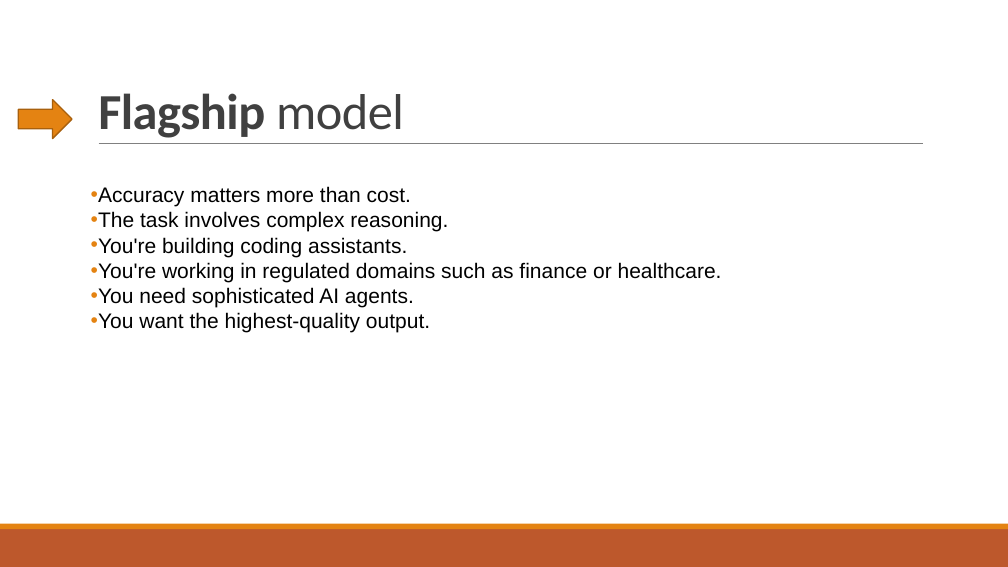
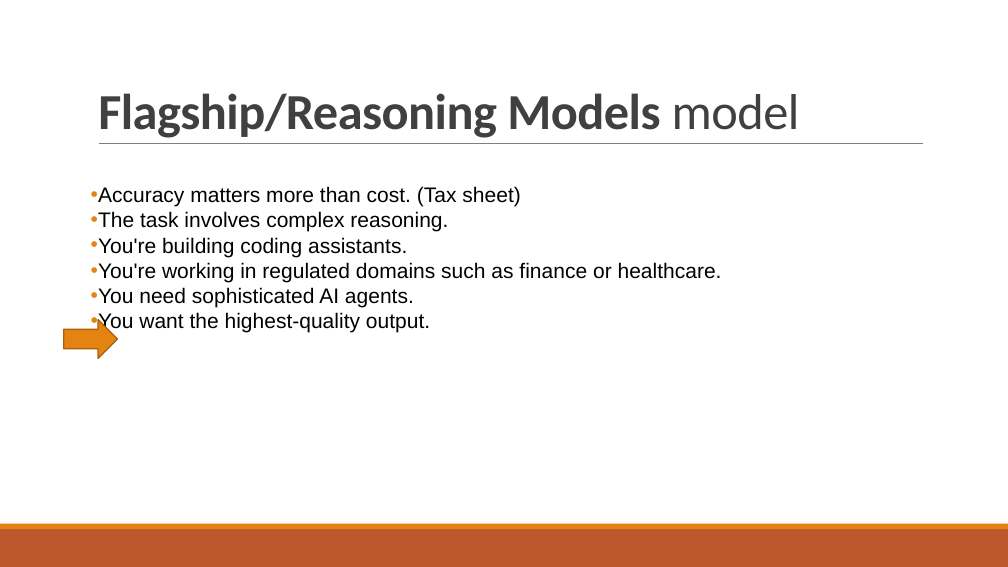
Before and after one commit to deveshomar/EducationAIAgent, a slide deck: slide 4 of session3/Choosing Between Models.pptx. Drawn at 1008x567 pixels with LibreOffice and Linux fonts; fonts in the diff are those of the drawing. Boxes give left, top, right and bottom in pixels: in the first picture for what was removed or moved away, otherwise in the second. Text is boxed around its words. In the diff, an @@ line names an element or a change of style, - is before the commit and + after.

```diff
--- a/session3/Choosing Between Models.pptx
+++ b/session3/Choosing Between Models.pptx
@@ title at (98,93,800,138): text changed @@
-Flagship model
+Flagship/Reasoning Models model
@@ text at (91,186,520,207): text changed @@
-• Accuracy matters more than cost.
+• Accuracy matters more than cost. (Tax sheet)
@@ right arrow: place and size @@
-right arrow at (18,100,72,138)
+right arrow at (64,320,117,358)
```
Also in this commit, not shown: 10 other slides changed, 17 other files.
